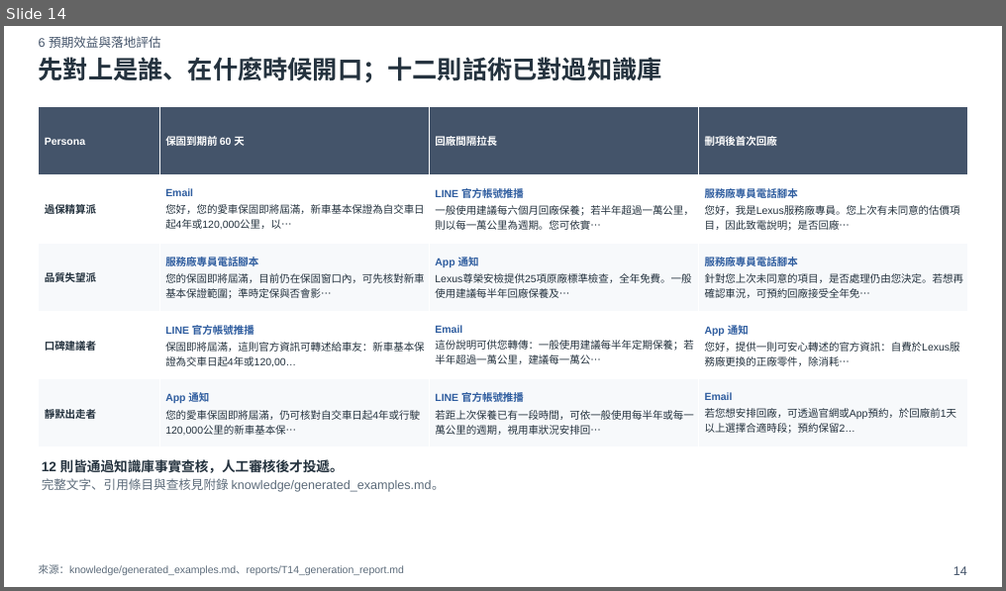
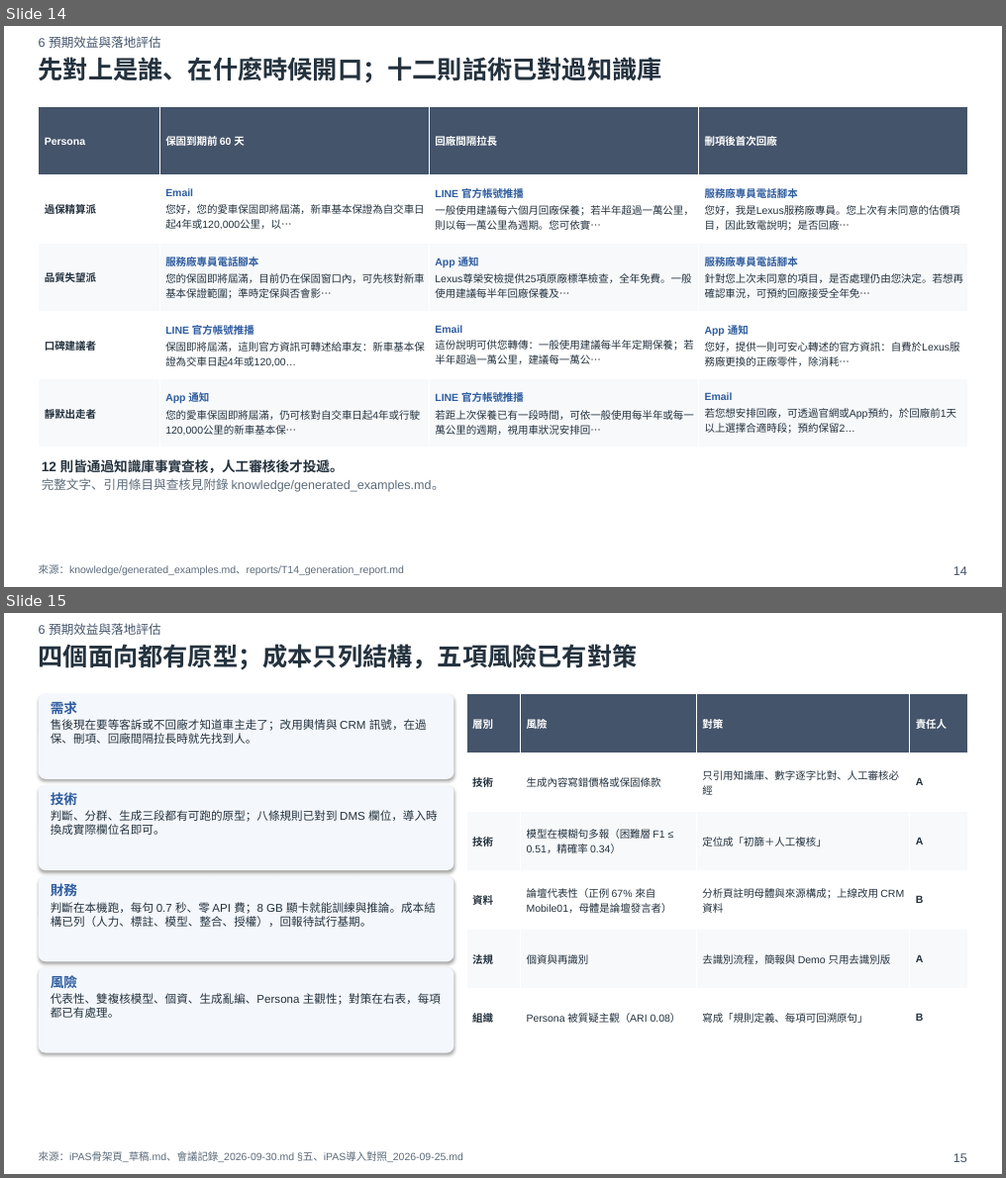
Before and after one commit to xxx789666/hotai-ai-hackathon-lexus, a slide deck: deck/初賽簡報_v0.pptx. Shown one above the other, each under a label of ours: slide 14 before the commit, slides 14 and 15 after it. The pictures are 1006x591 and 1006x1178 pixels, drawn with LibreOffice and Linux fonts; fonts in the diff are those of the drawing. Boxes give left, top, right and bottom in pixels: in the first picture for what was removed or moved away, otherwise in the second. Text is boxed around its words. In the diff, an @@ line names an element or a change of style, - is before the commit and + after.

Commit message:
初賽簡報升到 v1：套上已拍板的三層 KPI、選圖與導入時程。
附錄 A2 收來源差異、風險分布、校準與季趨勢，內容頁仍維持 15 頁。

```diff
--- a/deck/初賽簡報_v0.pptx
+++ b/deck/初賽簡報_v0.pptx
@@ slide 15 added at bbox=[4, 613, 1002, 1174], background #FFFFFF @@
@@ text added at bbox=[39, 623, 160, 635], 12 pt, text #44546A @@
+6 預期效益與落地評估
@@ text added at bbox=[39, 644, 638, 670], 24 pt, text #24323E, bold @@
+四個面向都有原型；成本只列結構，五項風險已有對策
@@ rounded rectangle added at bbox=[39, 694, 453, 779], fill #F4F7FB @@
@@ text added at bbox=[51, 701, 427, 744], 11 pt, text #24323E @@
+需求
+售後現在要等客訴或不回廠才知道車主走了；改用輿情與 CRM 訊號，在過保、刪項、回廠間隔拉長時就先找到人。
@@ table added at bbox=[466, 694, 968, 1048], 6 rows, 4 columns @@
+層別 | 風險 | 對策 | 責任人
+技術 | 生成內容寫錯價格或保固條款 | 只引用知識庫、數字逐字比對、人工審核必經 | A
+技術 | 模型在模糊句多報（困難層 F1 ≤ 0.51，精確率 0.34） | 定位成「初篩＋人工複核」 | A
+資料 | 論壇代表性（正例 67% 來自 Mobile01，母體是論壇發言者） | 分析頁註明母體與來源構成；上線改用 CRM 資料 | B
+法規 | 個資與再識別 | 去識別流程，簡報與 Demo 只用去識別版 | A
+組織 | Persona 被質疑主觀（ARI 0.08） | 寫成「規則定義、每項可回溯原句」 | B
@@ rounded rectangle added at bbox=[39, 785, 453, 870], fill #F4F7FB @@
@@ text added at bbox=[51, 792, 437, 835], 11 pt, text #24323E @@
+技術
+判斷、分群、生成三段都有可跑的原型；八條規則已對到 DMS 欄位，導入時換成實際欄位名即可。
@@ rounded rectangle added at bbox=[39, 876, 453, 961], fill #F4F7FB @@
@@ text added at bbox=[51, 883, 436, 927], 11 pt, text #24323E @@
+財務
+判斷在本機跑，每句 0.7 秒、零 API 費；8 GB 顯卡就能訓練與推論。成本結構已列（人力、標註、模型、整合、授權），回報待試行基期。
@@ rounded rectangle added at bbox=[39, 967, 453, 1054], fill #F4F7FB @@
@@ text added at bbox=[51, 973, 441, 1018], 11 pt, text #24323E @@
+風險
+代表性、雙複核模型、個資、生成亂編、Persona 主觀性；對策在右表，每項都已有處理。
@@ text added at bbox=[39, 1152, 463, 1162], 10 pt, text #5C6B7A @@
+來源：iPAS骨架頁_草稿.md、會議記錄_2026-09-30.md §五、iPAS導入對照_2026-09-25.md
@@ text added at bbox=[953, 1154, 967, 1162], 12 pt, text #44546A @@
+15
```
Also in this commit, not shown: 6 slides changed, 3 other slides added, 3 slides removed, 13 other files.
